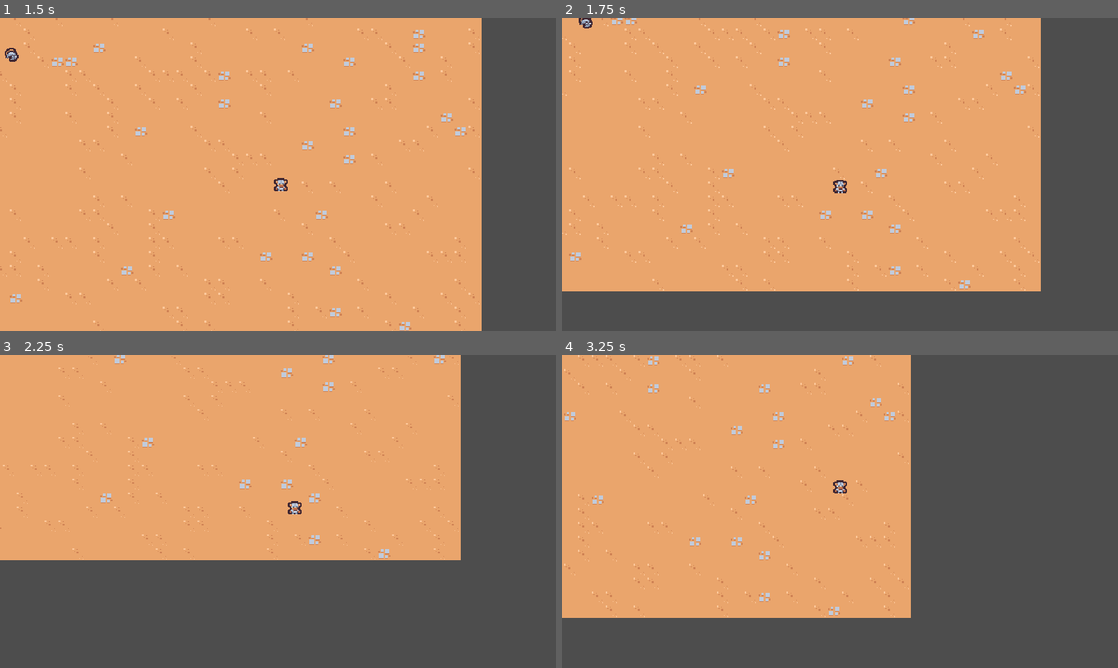
Above: before the commit, frames 1-4 (two rows, left to right).
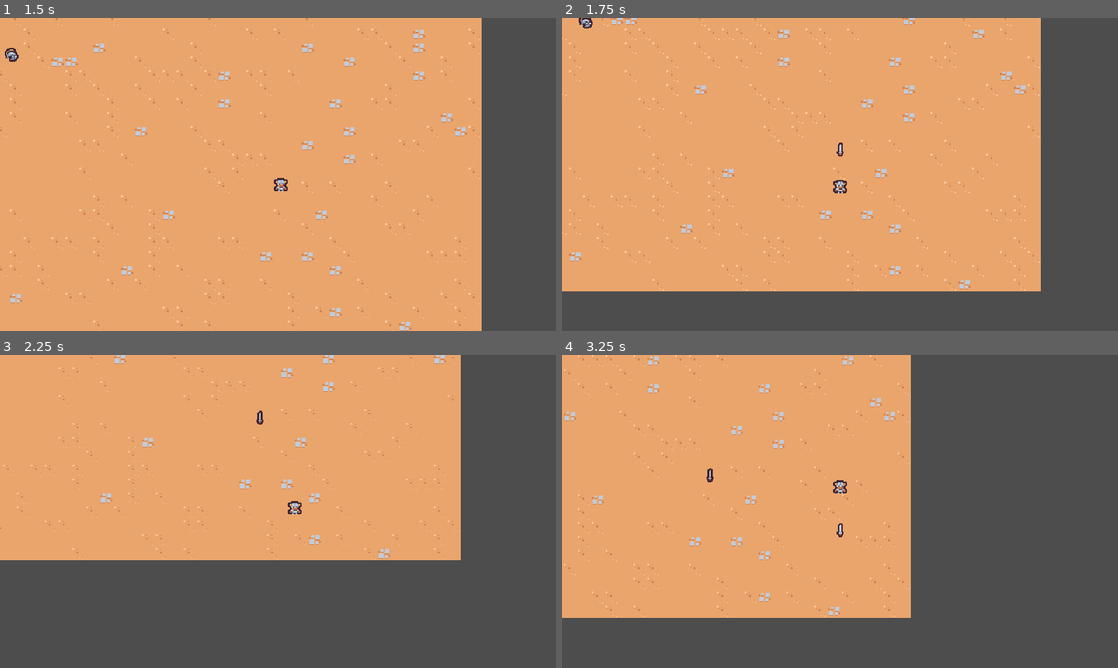
Above: after the commit, the same moments.

Repository: eddamazioribeiro/godot-survival-game
Game: Godot game, scene res://scenes/main/main.tscn
Same seed, same stepped clock (60 frames per second), same inputs: the game is played once before the commit and once after it.
Inputs:
- Up to frame 1 (1.5 s): hold D (move_right) 0.53-1.28 s; hold S (move_down) from 1.28 s (still down)
- Up to frame 2 (1.75 s): keep holding S (move_down)
- Up to frame 3 (2.25 s): release S (move_down) at 2.03 s; hold D (move_right) from 2.03 s (still down)
- Up to frame 4 (3.25 s): release D (move_right) at 2.78 s; hold W (move_up) from 2.78 s (still down)

Frame 1 is identical in both runs. In frame 2, less than 0.1% of the frame differs, in the area x 49-51%, y 39-45%; in frame 3, less than 0.1%; in frame 4, less than 0.1%, in the area x 26-51%, y 36-59%.

Commit message:
Adding first ability (sword ability)

Diff:
--- /dev/null
+++ b/scenes/ability/sword_ability/sword_ability.tscn
@@ -0,0 +1,9 @@
+[gd_scene load_steps=2 format=3 uid="uid://4u1y6sdc8dwq"]
+
+[ext_resource type="Texture2D" uid="uid://5666gburx5rg" path="res://scenes/ability/sword_ability/sword.png" id="1_upg5g"]
+
+[node name="SwordAbility" type="Node2D"]
+
+[node name="Sprite2D" type="Sprite2D" parent="."]
+texture = ExtResource("1_upg5g")
+offset = Vector2(0, -4)
--- /dev/null
+++ b/scenes/ability/sword_ability_controller/sword_ability_controller.gd
@@ -0,0 +1,18 @@
+extends Node
+
+@export var sword_ability: PackedScene
+
+func _ready():
+	# $Timer is the same as get_node("Timer")
+	$Timer.timeout.connect(on_timer_timeout)
+
+func on_timer_timeout():
+	var player = get_tree().get_first_node_in_group("player") as Node2D
+
+	if player == null:
+		return
+
+	var sword_instance = sword_ability.instantiate() as Node2D
+
+	player.get_parent().add_child(sword_instance)
+	sword_instance.global_position = player.global_position
--- /dev/null
+++ b/scenes/ability/sword_ability_controller/sword_ability_controller.tscn
@@ -0,0 +1,12 @@
+[gd_scene load_steps=3 format=3 uid="uid://cv4auk7gr15bt"]
+
+[ext_resource type="Script" uid="uid://rpkme272m888" path="res://scenes/ability/sword_ability_controller/sword_ability_controller.gd" id="1_4s6ac"]
+[ext_resource type="PackedScene" uid="uid://4u1y6sdc8dwq" path="res://scenes/ability/sword_ability/sword_ability.tscn" id="2_e8bxv"]
+
+[node name="SwordAbilityController" type="Node"]
+script = ExtResource("1_4s6ac")
+sword_ability = ExtResource("2_e8bxv")
+
+[node name="Timer" type="Timer" parent="."]
+wait_time = 1.5
+autostart = true
--- a/scenes/basic_enemy/basic_enemy.gd
+++ b/scenes/basic_enemy/basic_enemy.gd
@@ -3,7 +3,7 @@
 const MAX_SPEED = 75
 
 func _ready():
-	pass # Replace with function body.
+	pass
 
 func _process(delta):
 	var direction = get_direction_to_player()
--- a/scenes/player/player.tscn
+++ b/scenes/player/player.tscn
@@ -1,7 +1,8 @@
-[gd_scene load_steps=4 format=3 uid="uid://8q188tbu3fd6"]
+[gd_scene load_steps=5 format=3 uid="uid://8q188tbu3fd6"]
 
 [ext_resource type="Texture2D" uid="uid://rgf1llh5v5lt" path="res://scenes/player/player.png" id="1_8afob"]
 [ext_resource type="Script" uid="uid://8a45ep53ape1" path="res://scenes/player/player.gd" id="1_dovo2"]
+[ext_resource type="PackedScene" uid="uid://cv4auk7gr15bt" path="res://scenes/ability/sword_ability_controller/sword_ability_controller.tscn" id="2_gmlin"]
 
 [sub_resource type="CircleShape2D" id="CircleShape2D_8afob"]
 radius = 5.0
@@ -10,6 +11,10 @@
 collision_layer = 0
 script = ExtResource("1_dovo2")
 
+[node name="AbilityManager" type="Node" parent="."]
+
+[node name="SwordAbilityController" parent="AbilityManager" instance=ExtResource("2_gmlin")]
+
 [node name="Sprite2D" type="Sprite2D" parent="."]
 texture = ExtResource("1_8afob")
 offset = Vector2(0, -8)
Binary file added: scenes/ability/sword_ability/sword.png
Not shown, added: scenes/ability/sword_ability/sword.png.import
Not shown, added: scenes/ability/sword_ability_controller/sword_ability_controller.gd.uid
